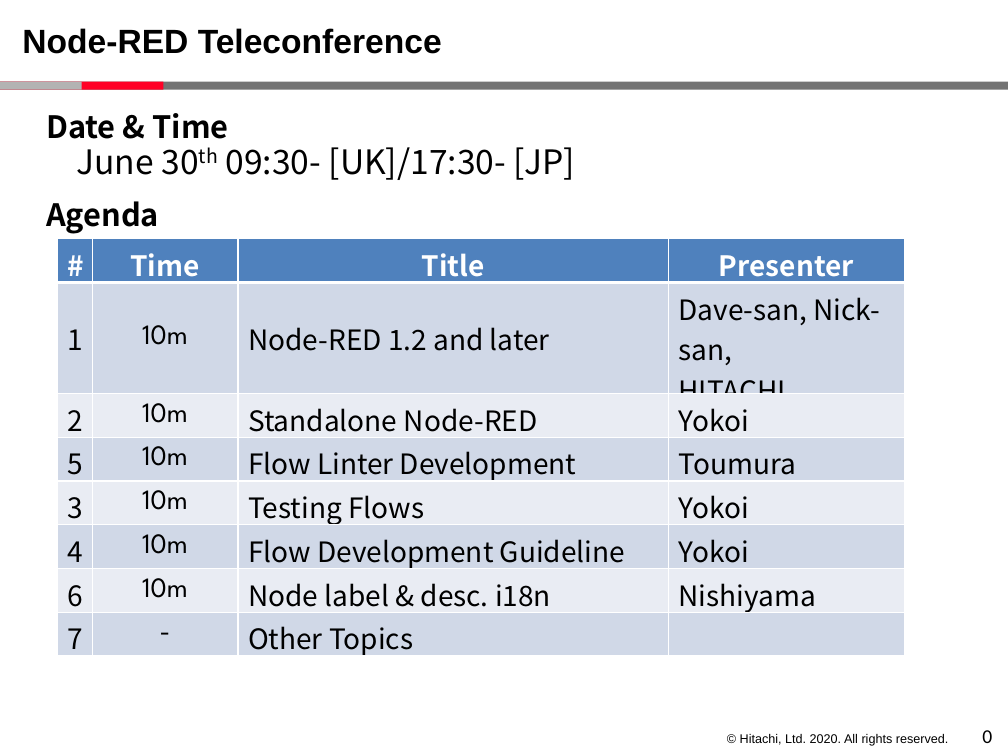
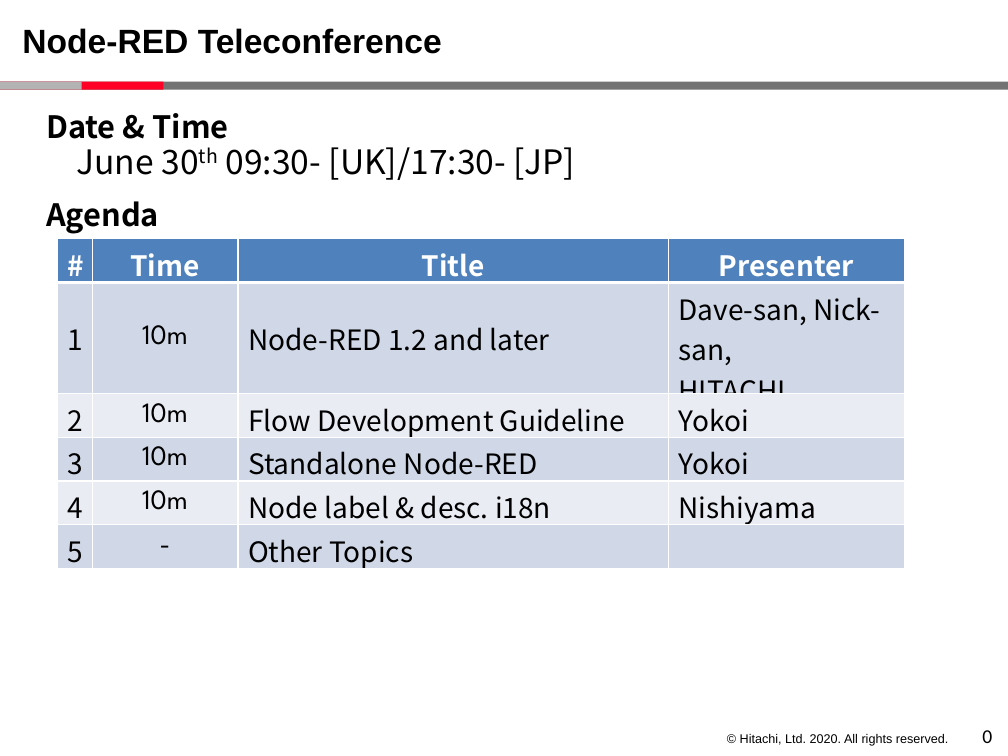
Before and after one commit to node-red-hitachi/node-red-notes, a slide deck: slide 1 of Teleconference/20200626/00-agenda_01.pptx. Drawn at 1008x756 pixels with LibreOffice and Linux fonts; fonts in the diff are those of the drawing; background and template pictures are left out. Boxes give left, top, right and bottom in pixels: in the first picture for what was removed or moved away, otherwise in the second. Text is boxed around its words. In the diff, an @@ line names an element or a change of style, - is before the commit and + after.

```diff
--- a/Teleconference/20200626/00-agenda_01.pptx
+++ b/Teleconference/20200626/00-agenda_01.pptx
@@ table at bbox=[57, 239, 905, 574] @@
-row 3: 2 | 10m | Standalone Node-RED | Yokoi
-row 4: 5 | 10m | Flow Linter Development | Toumura
-row 5: 3 | 10m | Testing Flows | Yokoi
-row 6: 4 | 10m | Flow Development Guideline | Yokoi
-row 7: 6 | 10m | Node label & desc. i18n | Nishiyama
-row 8: 7 | - | Other Topics | 
+row 3: 2 | 10m | Flow Development Guideline | Yokoi
+row 4: 3 | 10m | Standalone Node-RED | Yokoi
+row 5: 4 | 10m | Node label & desc. i18n | Nishiyama
+row 6: 5 | - | Other Topics | 
```
